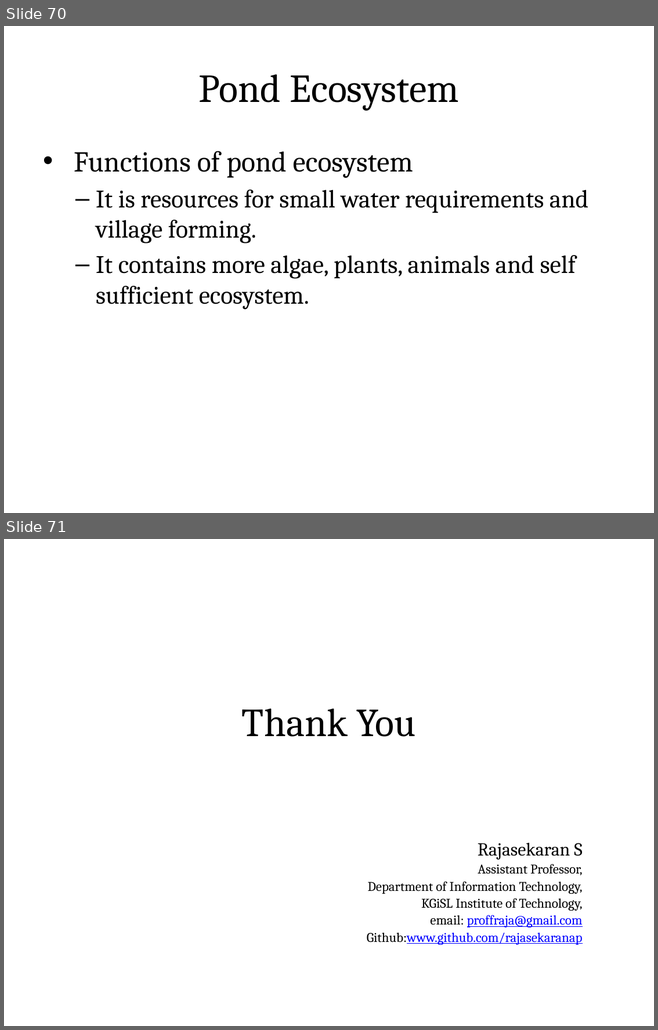
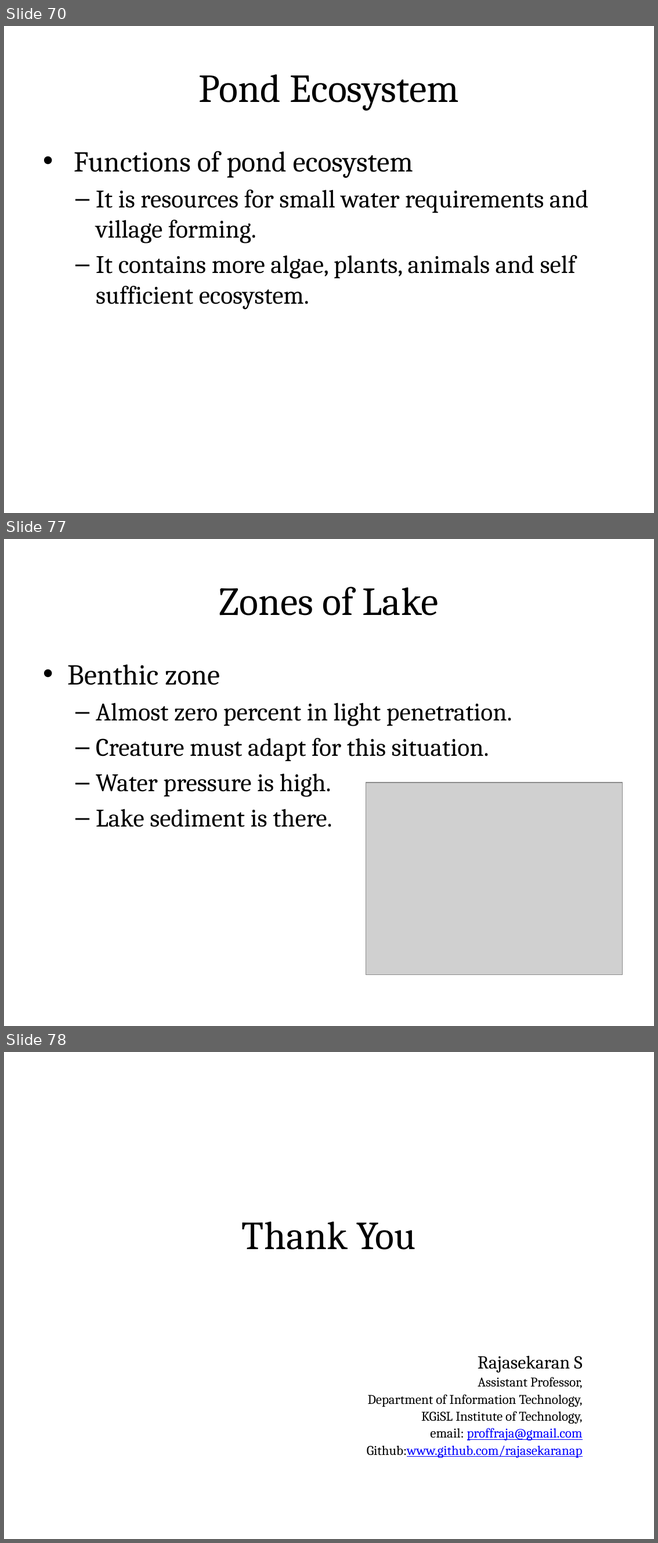
Before and after one commit to rajasekaran36/GE8291-Environmental-Science-and-Engineering, a slide deck: Slides/GE8291-U1.pptx. Shown one above the other, each under a label of ours: slides 70 and 71 before the commit, slides 70, 77 and 78 after it; the slides between them are not shown. The pictures are 658x1030 and 658x1543 pixels, drawn with LibreOffice and Linux fonts; fonts in the diff are those of the drawing; grey boxes stand for pictures. Boxes give left, top, right and bottom in pixels: in the first picture for what was removed or moved away, otherwise in the second. Text is boxed around its words. In the diff, an @@ line names an element or a change of style, - is before the commit and + after.

```diff
--- a/Slides/GE8291-U1.pptx
+++ b/Slides/GE8291-U1.pptx
@@ slide 77 added at (x1=4, y1=539, x2=654, y2=1026), background #FFFFFF @@
@@ title added at (x1=36, y1=559, x2=621, y2=640), fill gradient #DAFDA7 to #E4FCC2 to #F5FFE7, outline #98B955 0.75 pt, 44 pt, text #000000 @@
+Zones of Lake
@@ text added at (x1=67, y1=664, x2=512, y2=827), 28 pt, text #000000 @@
+• Benthic zone
+  – Almost zero percent in light penetration.
+  – Creature must adapt for this situation.
+  – Water pressure is high.
+  – Lake sediment is there.
@@ picture added at (x1=366, y1=783, x2=622, y2=975) @@
@@ what was slide 71 is now slide 78 @@
```
Also in this commit, not shown: 6 other slides added.
